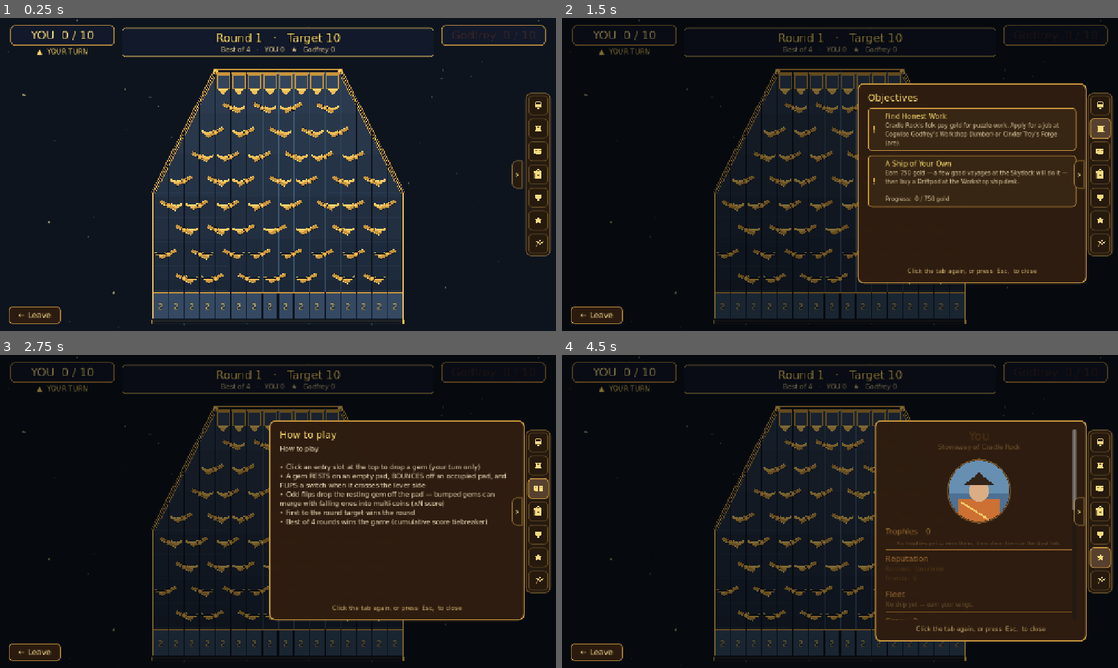
Above: before the commit, frames 1-4 (two rows, left to right).
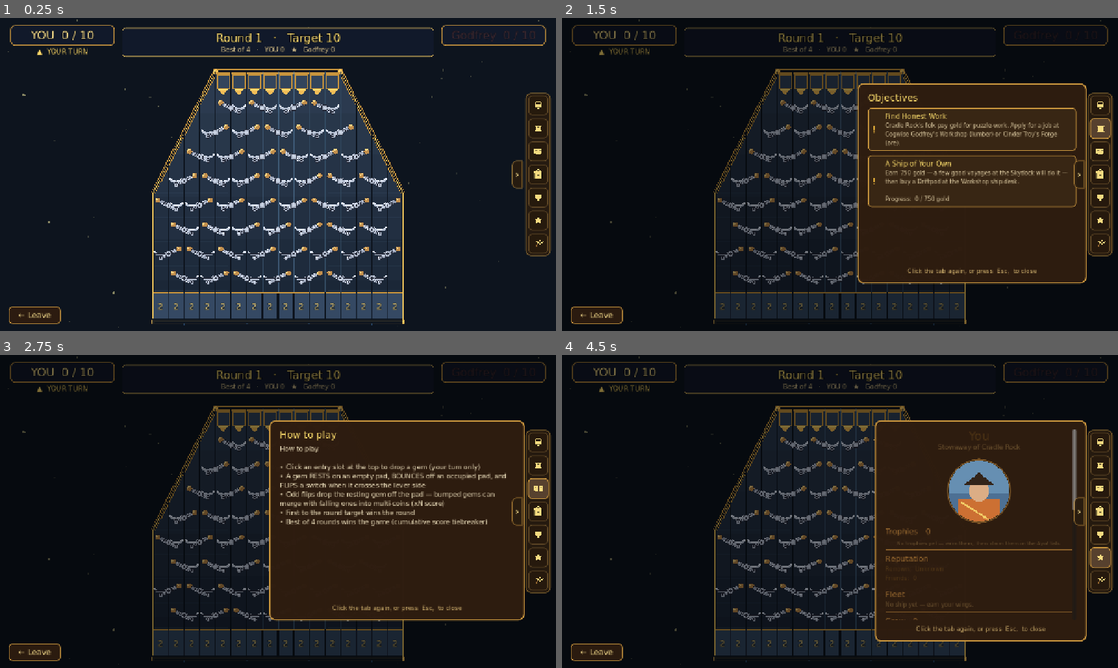
Above: after the commit, the same moments.

Repository: TairoyZone/shivaliva-shanty
Game: Godot game, scene res://puzzles/gem_drop/gem_drop.tscn
Two runs of this game, one before a commit and one after it. Both use one fixed random seed, a clock stepped at 60 frames per second and the inputs below. This scene is started directly instead of the project's main scene.
Inputs (mouse positions are in pixels of both pictures, inside the frame that each line leads up to):
- Up to frame 1 (0.25 s): no input
- Up to frame 2 (1.5 s): click "0" at 0.5 s; click (1101, 127) at 1.27 s
- Up to frame 3 (2.75 s): click (539, 489) at 2.02 s
- Up to frame 4 (4.5 s): click (1101, 511) at 2.77 s; click (1101, 533) at 3.52 s; click (1101, 558) at 4.27 s

The runs differ from the first frame. In frame 1, 3.8% of the frame differs, in the area x 27-72%, y 26-86%; in frame 2, 2.0%; in frame 3, 1.6%; in frame 4, 2.3%.

Commit message:
feat(gem-drop): intricate forged-steel see-saw paddle
Rebuild the paddle to match Troy's reference: a riveted STEEL lever arm with a centre sheen, a bronze COUNTERWEIGHT knob on the lever end, a level steel CRADLE cup (coin nestles centred), and TWO real screw-bolt PIVOTS - the centre fulcrum AND the cup-holder gimbal (the cup rotates on its own bolt to stay level as the arm tilts, Troy's point). Metal switched brass->steel so gold coins pop against it. tools/shot_paddle: 3.2x close-up.

Co-Authored-By: Claude Opus 4.8 (1M context) <noreply@anthropic.com>

Diff:
--- a/puzzles/gem_drop/switch.gd
+++ b/puzzles/gem_drop/switch.gd
@@ -37,6 +37,15 @@
 ## into a concave cup the round coin nestles into (Troy 2026-06-14). Purely
 ## visual; the landing plane (the dip) stays at the old pad-top level.
 const SWITCH_PAD_CUP_DEPTH : float = 5.0
+
+## Forged-STEEL mechanism palette (Troy 2026-06-15 — rebuilt to an intricate
+## see-saw: riveted arm + cradle cup + bronze counterweight + screw-bolt pivot).
+## Steel reads cool against the gold coins, so coin-on-paddle never blends.
+const STEEL : Color = Color(0.58, 0.62, 0.70, 1.0)
+const STEEL_HI : Color = Color(0.90, 0.93, 0.99, 1.0)
+const STEEL_EDGE : Color = Color(0.14, 0.16, 0.22, 1.0)
+const KNOB : Color = Color(0.76, 0.56, 0.30, 1.0)        # warm bronze counterweight ball
+const KNOB_HI : Color = Color(0.97, 0.84, 0.52, 1.0)
 ## Y offset (from pivot) at which the pad's TOP surface sits when the
 ## beam is fully tilted to that side. The pad's top is the contact
 ## plane — a gem's bottom should land exactly on this line.
@@ -92,9 +101,9 @@
 			queue_redraw()
 
 @export_category("Colors")
-@export var color_beam : Color = Palette.BRASS_FRAME   # brass mechanism on the dark Stardust field = max contrast
-@export var color_pad : Color = Palette.BRASS_PAD
-@export var color_pivot : Color = Palette.BRASS_FRAME
+@export var color_beam : Color = Color(0.58, 0.62, 0.70, 1.0)   # steel arm
+@export var color_pad : Color = Color(0.72, 0.76, 0.83, 1.0)    # brighter steel cradle cup
+@export var color_pivot : Color = Color(0.66, 0.70, 0.77, 1.0)  # steel pivot boss
 
 
 # --- Runtime state -------------------------------------------------------
@@ -164,16 +173,27 @@
 		lever_end - perp * ht,
 		pad_end - perp * ht,
 	])
+	# --- The steel lever ARM, beveled with a centre sheen + flanking rivets ---
 	draw_colored_polygon(beam_poly, color_beam)
-	# Bevel the beam for volume: a bright top edge + a dark bottom edge (one consistent up-left key light), instead
-	# of a flat outline — the same highlight/shadow-pair language as the poker pass.
-	draw_line(pad_end + perp * ht, lever_end + perp * ht, Palette.BRASS_BRIGHT, 1.0)
-	draw_line(pad_end - perp * ht, lever_end - perp * ht, Palette.SKY_VOID, 1.0)
-	# Pad: a LEVEL (horizontal) cupped cradle mounted at the beam's pad end, so the round coin always rests flat and
-	# perfectly CENTRED in it no matter how the see-saw is tilted (Troy 2026-06-14 — the parallel-to-beam cup made
-	# the upright coin look awkward at the ~27 deg rest angle). C is the cup's centre dip, and it equals EXACTLY
-	# where the board rests the coin's bottom-centre (the pad end lifted by SWITCH_RISE back up to the row line).
-	# A short stem keeps the cup mounted to the beam through the swing.
+	draw_line(pad_end + perp * ht, lever_end + perp * ht, STEEL_HI, 1.2)    # lit top edge
+	draw_line(pad_end - perp * ht, lever_end - perp * ht, STEEL_EDGE, 1.2)  # shadowed bottom edge
+	draw_line(pad_end, lever_end, STEEL_HI, 1.0)                            # rounded-metal sheen down the arm
+	_draw_rivet(dir * (half_w * 0.55))
+	_draw_rivet(-dir * (half_w * 0.55))
+
+	# --- Bronze COUNTERWEIGHT knob on the lever end (a ball on a short neck) ---
+	var neck : Vector2 = lever_end - dir * 3.0
+	var knob : Vector2 = lever_end - dir * 7.0
+	draw_line(neck, knob, color_beam, SWITCH_BEAM_THICKNESS * 0.7)
+	draw_circle(knob, 7.0, STEEL_EDGE)                          # dark rim
+	draw_circle(knob, 6.0, KNOB)                                # bronze ball
+	draw_arc(knob, 5.0, PI * 0.9, PI * 1.65, 12, KNOB_HI, 1.4)  # lit crescent
+	draw_circle(knob + Vector2(-1.6, -1.8), 1.4, KNOB_HI)       # specular
+
+	# --- LEVEL steel cradle CUP mounted at the pad end (coin rests centred) ---
+	# C is the cup's centre dip, exactly where the board rests the coin's bottom-
+	# centre (pad end lifted by SWITCH_RISE to the row line); a stem keeps it
+	# mounted to the arm through the whole swing.
 	var C : Vector2 = Vector2(pad_end.x, pad_end.y - SWITCH_RISE)
 	draw_line(pad_end, C, color_beam, SWITCH_BEAM_THICKNESS * 0.8)
 	var samples : int = 6
@@ -182,19 +202,43 @@
 	for i in samples + 1:
 		var s : float = lerpf(-PAD_HALF_WIDTH, PAD_HALF_WIDTH, float(i) / float(samples))
 		var rise : float = SWITCH_PAD_CUP_DEPTH * pow(s / PAD_HALF_WIDTH, 2.0)   # lips rise above the centre dip
-		top_edge.append(C + Vector2(s, -rise))                            # level: dip at centre, lips curve up
-		bottom_edge.append(C + Vector2(s, -rise + SWITCH_PAD_HEIGHT))     # plate underside
-	# Fill as a strip of CONVEX quads (one concave polygon trips draw_colored_polygon's convex-only path).
+		top_edge.append(C + Vector2(s, -rise))
+		bottom_edge.append(C + Vector2(s, -rise + SWITCH_PAD_HEIGHT))
 	for i in samples:
 		draw_colored_polygon(PackedVector2Array([
 			top_edge[i], top_edge[i + 1], bottom_edge[i + 1], bottom_edge[i]]), color_pad)
-	draw_polyline(top_edge, Palette.BRASS_BRIGHT, 1.5)                                       # lit cradle rim
-	draw_line(bottom_edge[0], bottom_edge[bottom_edge.size() - 1], Palette.SKY_VOID, 1.0)    # shadowed under-edge
-	# Pivot BOLT at the origin — a real anchor the eye can read row-to-row (was a tiny 4px dot).
-	draw_circle(Vector2.ZERO, 6.0, Palette.BRASS_FRAME)
-	draw_circle(Vector2.ZERO, 3.0, Palette.BRASS_PAD)
-	draw_arc(Vector2.ZERO, 6.0, 0.0, TAU, 16, Palette.SKY_VOID, 1.0)
-	draw_circle(Vector2(-1.5, -1.5), 1.0, Palette.GOLD_GLOW)
+	draw_polyline(top_edge, STEEL_HI, 1.6)                                          # lit cradle rim
+	draw_line(bottom_edge[0], bottom_edge[bottom_edge.size() - 1], STEEL_EDGE, 1.2) # shadowed under-edge
+	draw_circle(top_edge[0], 2.2, STEEL_HI)                                         # upturned lip horns
+	draw_circle(top_edge[top_edge.size() - 1], 2.2, STEEL_HI)
+
+	# --- Two screw-bolt PIVOTS, both real axes of rotation (Troy 2026-06-15):
+	# the CUP-HOLDER pivot at the arm tip (the cradle gimbals on it to stay
+	# level as the arm tilts) and the CENTRE fulcrum (the whole arm see-saws
+	# around it). The cup pivot draws first so the fulcrum reads as the anchor.
+	_draw_bolt(pad_end, 5.0)
+	_draw_bolt(Vector2.ZERO, 7.0)
+
+
+# A small forged rivet (dark seat + domed steel head + specular) on the arm.
+func _draw_rivet(p: Vector2) -> void:
+
+	draw_circle(p, 2.4, STEEL_EDGE)
+	draw_circle(p, 1.7, STEEL_HI.lerp(STEEL, 0.35))
+	draw_circle(p + Vector2(-0.5, -0.6), 0.7, STEEL_HI)
+
+
+# A screw-bolt PIVOT (steel boss + dark ring + domed inner + cross-slot +
+# specular). Used for BOTH rotation axes — the centre fulcrum and the cup pivot.
+func _draw_bolt(p: Vector2, r: float) -> void:
+
+	draw_circle(p, r, color_pivot)
+	draw_arc(p, r, 0.0, TAU, 20, STEEL_EDGE, 1.4)
+	draw_circle(p, r * 0.57, STEEL_HI.lerp(color_pivot, 0.45))
+	var s : float = r * 0.43
+	draw_line(p + Vector2(-s, 0.0), p + Vector2(s, 0.0), STEEL_EDGE, 1.2)
+	draw_line(p + Vector2(0.0, -s), p + Vector2(0.0, s), STEEL_EDGE, 1.2)
+	draw_circle(p + Vector2(-r * 0.3, -r * 0.32), maxf(0.9, r * 0.18), STEEL_HI)
 
 
 # --- Convenience methods used by the board ------------------------------
--- /dev/null
+++ b/tools/shot_paddle.gd
@@ -0,0 +1,79 @@
+## DEV-ONLY: a 3.2x close-up of the redesigned Gem Drop paddle (steel arm +
+## cradle cup + bronze counterweight + screw-bolt pivot), rest-right / rest-left
+## / mid-swing, with a coin nestled in the first cup. Not shipped.
+extends Node2D
+
+const OUT : String = "user://shots"
+
+
+func _ready() -> void:
+
+	DirAccess.make_dir_recursive_absolute(OUT)
+	call_deferred("_go")
+
+
+func _go() -> void:
+
+	_hide_autoload_ui()
+	var bg : ColorRect = ColorRect.new()
+	bg.color = Color(0.09, 0.13, 0.19, 1.0)
+	bg.size = Vector2(1280, 720)
+	bg.z_index = -10
+	add_child(bg)
+
+	var sw_scene : PackedScene = load("res://puzzles/gem_drop/switch.tscn")
+	# [initial_pad_side, mid_swing]
+	var specs : Array = [[1, false], [-1, false], [1, true]]
+	var xs : Array = [300.0, 660.0, 1010.0]
+	for i in 3:
+		var sw : Node2D = sw_scene.instantiate()
+		add_child(sw)
+		sw.column_spacing = 36
+		sw.col_left = 0
+		sw.col_right = 1
+		sw.initial_pad_side = int(specs[i][0])
+		sw.position = Vector2(float(xs[i]), 380.0)
+		sw.scale = Vector2(3.2, 3.2)
+		if bool(specs[i][1]):
+			sw.set("visual_pad_t", 0.0)
+			sw.set_process(false)
+
+	# A coin resting in the first (rest-right) cup, to prove it seats centred.
+	var coin : Node2D = load("res://puzzles/gem_drop/gem.tscn").instantiate()
+	add_child(coin)
+	coin.owner_player = 0
+	coin.resting = true
+	coin.scale = Vector2(3.2, 3.2)
+	coin.position = Vector2(300.0, 380.0) + Vector2(18.0, -12.0) * 3.2
+
+	_add_label("rest (right)", Vector2(245, 520))
+	_add_label("rest (left)", Vector2(610, 520))
+	_add_label("mid-swing", Vector2(960, 520))
+
+	await get_tree().create_timer(0.5).timeout
+	var img : Image = get_viewport().get_texture().get_image()
+	img.save_png("%s/paddle_detail.png" % OUT)
+	get_tree().quit()
+
+
+func _add_label(text: String, pos: Vector2) -> void:
+
+	var l : Label = Label.new()
+	l.text = text
+	l.position = pos
+	l.add_theme_color_override("font_color", Color(0.85, 0.88, 0.95))
+	l.add_theme_font_size_override("font_size", 18)
+	add_child(l)
+
+
+func _hide_autoload_ui() -> void:
+	for n in ["HUD", "Overlay", "EventFeed", "ChatBox", "UserPanel"]:
+		var node : Node = get_node_or_null("/root/" + n)
+		if node:
+			_hide_subtree(node)
+
+func _hide_subtree(node: Node) -> void:
+	if node is CanvasItem or node is CanvasLayer:
+		node.visible = false
+	for c in node.get_children():
+		_hide_subtree(c)
--- /dev/null
+++ b/tools/shot_paddle.tscn
@@ -0,0 +1,6 @@
+[gd_scene load_steps=2 format=3]
+
+[ext_resource type="Script" path="res://tools/shot_paddle.gd" id="1"]
+
+[node name="ShotPaddle" type="Node2D"]
+script = ExtResource("1")
